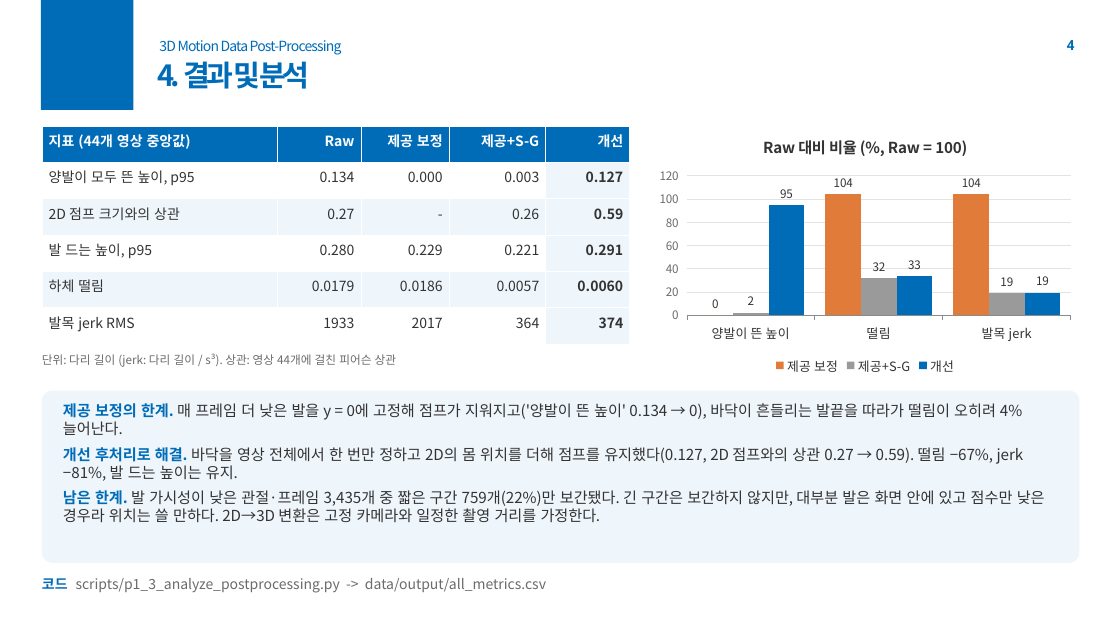
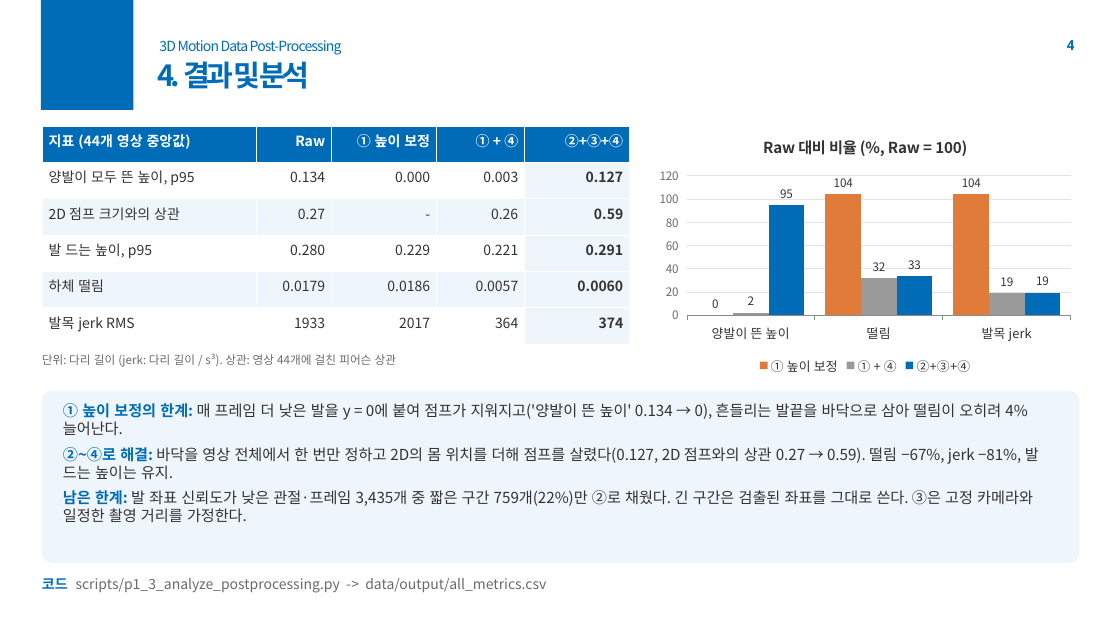
Before and after one commit to yurim0000/kpop-step-classification, a slide deck: slide 4 of docs/Assignment02_3D_motiondata.pptx. Drawn at 1120x630 pixels with LibreOffice and Linux fonts; fonts in the diff are those of the drawing; background and template pictures are left out. Boxes give left, top, right and bottom in pixels: in the first picture for what was removed or moved away, otherwise in the second. Text is boxed around its words. In the diff, an @@ line names an element or a change of style, - is before the commit and + after.

```diff
--- a/docs/Assignment02_3D_motiondata.pptx
+++ b/docs/Assignment02_3D_motiondata.pptx
@@ table at [42, 126, 630, 344] @@
-row 1: 지표 (44개 영상 중앙값) | Raw | 제공 보정 | 제공+S-G | 개선
+row 1: 지표 (44개 영상 중앙값) | Raw | ① 높이 보정 | ① + ④ | ②+③+④
@@ column chart at [651, 122, 1080, 378] @@
-제공 보정: 0, 104, 104
+① 높이 보정: 0, 104, 104
-제공+S-G: 2, 32, 19
+① + ④: 2, 32, 19
-개선: 95, 33, 19
+②+③+④: 95, 33, 19
@@ text at [63, 403, 1039, 522]: text changed @@
-제공 보정의 한계. 매 프레임 더 낮은 발을 y = 0에 고정해 점프가 지워지고('양발이 뜬 높이' 0.134 → 0), 바닥이 흔들리는 발끝을 따라가 떨림이 오히려 4% 늘어난다.
-개선 후처리로 해결. 바닥을 영상 전체에서 한 번만 정하고 2D의 몸 위치를 더해 점프를 유지했다(0.127, 2D 점프와의 상관 0.27 → 0.59). 떨림 −67%, jerk −81%, 발 드는 높이는 유지.
-남은 한계. 발 가시성이 낮은 관절·프레임 3,435개 중 짧은 구간 759개(22%)만 보간됐다. 긴 구간은 보간하지 않지만, 대부분 발은 화면 안에 있고 점수만 낮은 경우라 위치는 쓸 만하다. 2D→3D 변환은 고정 카메라와 일정한 촬영 거리를 가정한다.
+① 높이 보정의 한계: 매 프레임 더 낮은 발을 y = 0에 붙여 점프가 지워지고('양발이 뜬 높이' 0.134 → 0), 흔들리는 발끝을 바닥으로 삼아 떨림이 오히려 4% 늘어난다.
+②~④로 해결: 바닥을 영상 전체에서 한 번만 정하고 2D의 몸 위치를 더해 점프를 살렸다(0.127, 2D 점프와의 상관 0.27 → 0.59). 떨림 −67%, jerk −81%, 발 드는 높이는 유지.
+남은 한계: 발 좌표 신뢰도가 낮은 관절·프레임 3,435개 중 짧은 구간 759개(22%)만 ②로 채웠다. 긴 구간은 검출된 좌표를 그대로 쓴다. ③은 고정 카메라와 일정한 촬영 거리를 가정한다.
```
Also in this commit, not shown: 2 other slides changed, 2 other files.
